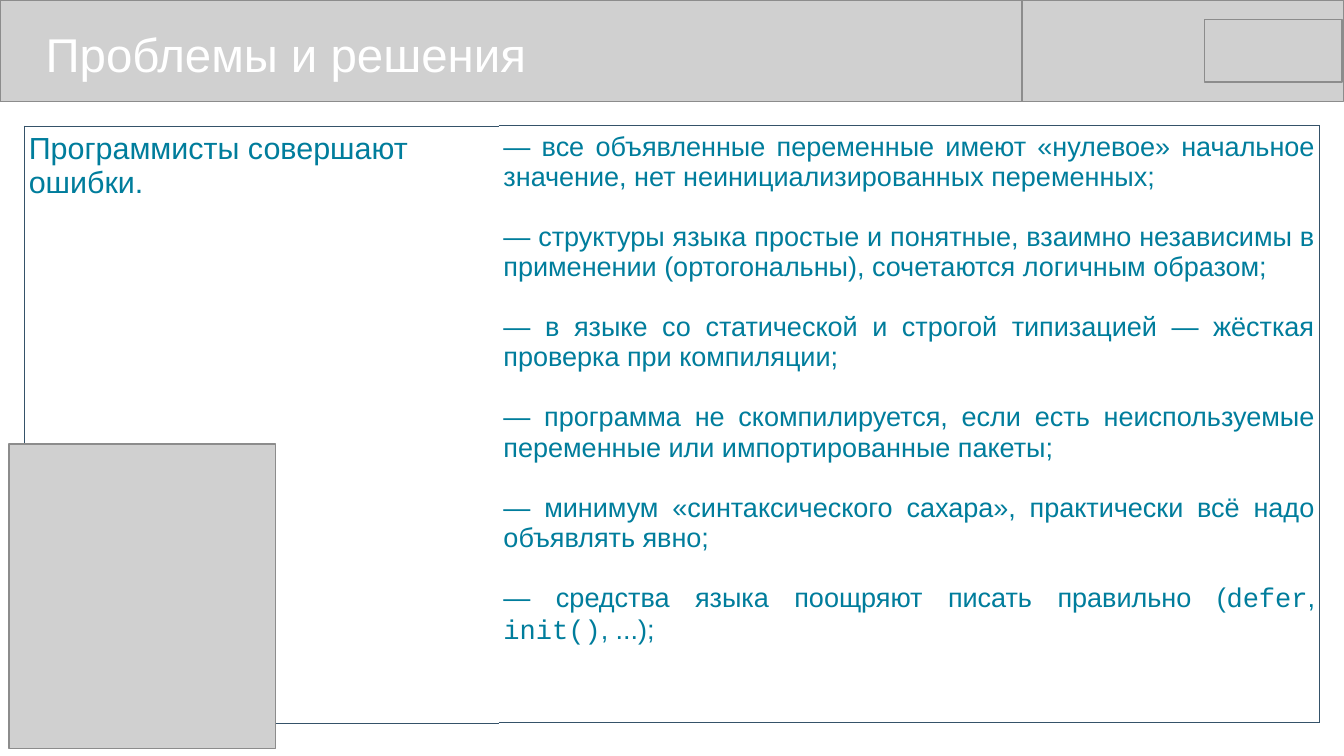
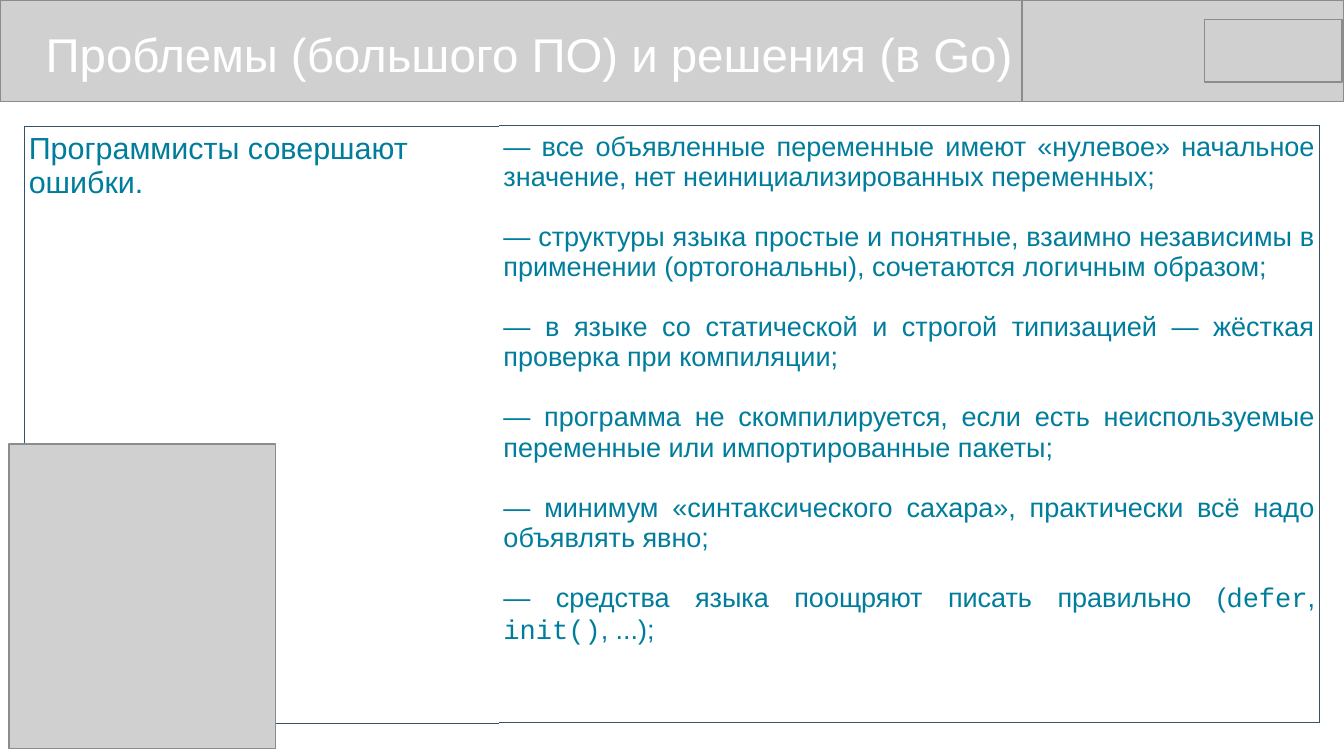
Before and after one commit to mike-shock/Go_language, a slide deck: slide 6 of view/Go_View.odp. Drawn at 1344x756 pixels with LibreOffice and Linux fonts; fonts in the diff are those of the drawing; grey boxes stand for pictures. Boxes give left, top, right and bottom in pixels: in the first picture for what was removed or moved away, otherwise in the second. Text is boxed around its words. In the diff, an @@ line names an element or a change of style, - is before the commit and + after.

```diff
--- a/view/Go_View.odp
+++ b/view/Go_View.odp
@@ text at <box>46,38,1012,81</box>: text changed @@
-Проблемы и решения
+Проблемы (большого ПО) и решения (в Go)
```
Also in this commit, not shown: 8 other slides changed, 1 other file.
